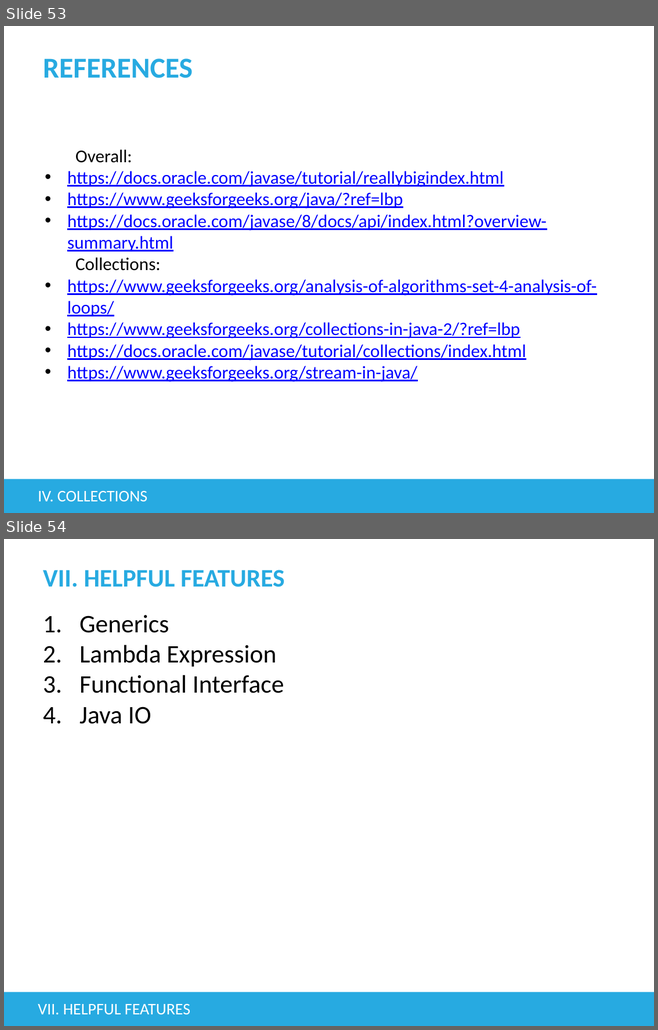
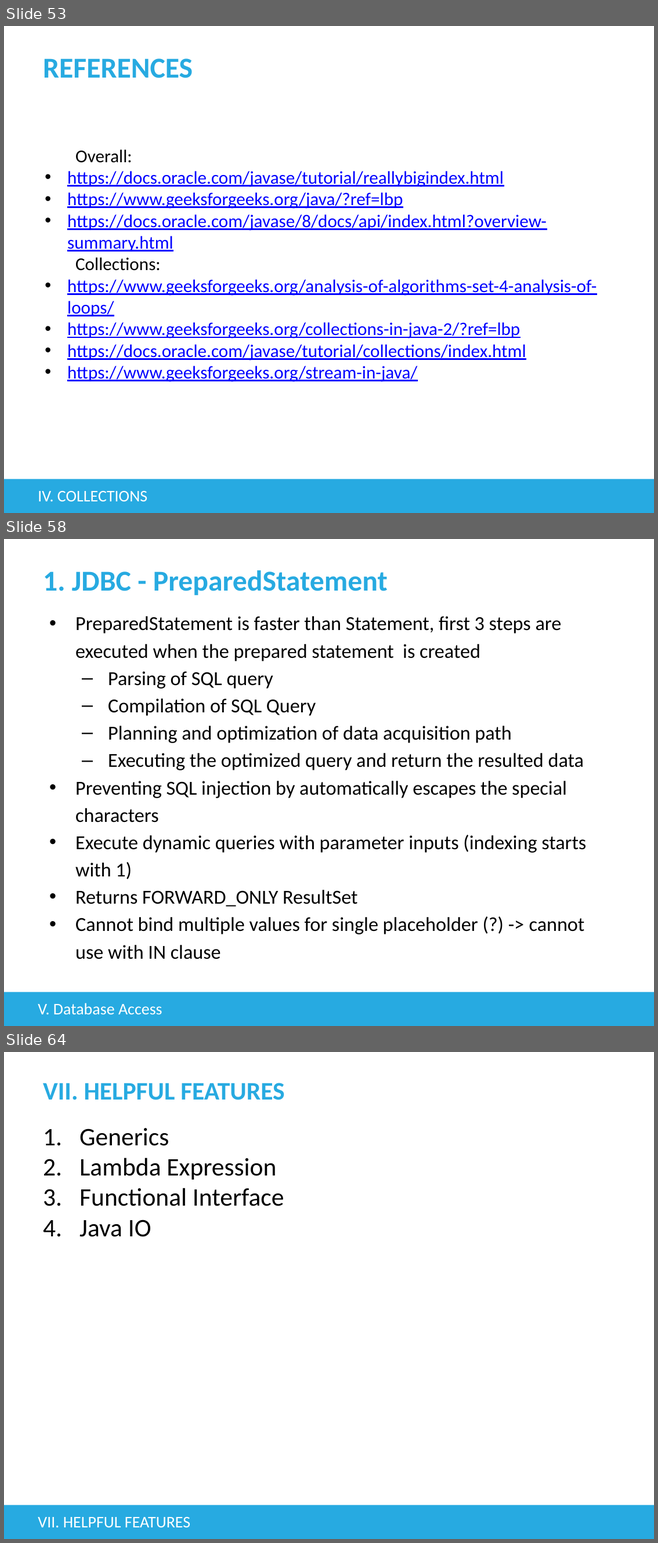
Before and after one commit to tienphat14/java-exercise, a slide deck: src/main/resources/Basic Java.pptx. Shown one above the other, each under a label of ours: slides 53 and 54 before the commit, slides 53, 58 and 64 after it; the slides between them are not shown. The pictures are 658x1030 and 658x1543 pixels, drawn with LibreOffice and Linux fonts; fonts in the diff are those of the drawing; background and template pictures are left out. Boxes give left, top, right and bottom in pixels: in the first picture for what was removed or moved away, otherwise in the second. Text is boxed around its words. In the diff, an @@ line names an element or a change of style, - is before the commit and + after.

Commit message:
databaseaccess - example

```diff
--- a/src/main/resources/Basic Java.pptx
+++ b/src/main/resources/Basic Java.pptx
@@ slide 58 added at [4, 539, 654, 1026], background #FFFFFF; not listed: 1 template element that a slide beside it also shows @@
@@ title added at [43, 570, 387, 595], 32 pt, text #27AAE1, bold @@
+1. JDBC - PreparedStatement
@@ text added at [75, 616, 586, 959], 22 pt, text #000000 @@
+• PreparedStatement is faster than Statement, first 3 steps are executed when the prepared statement is created
+  – Parsing of SQL query
+  – Compilation of SQL Query
+  – Planning and optimization of data acquisition path
+  – Executing the optimized query and return the resulted data
+• Preventing SQL injection by automatically escapes the special characters
+• Execute dynamic queries with parameter inputs (indexing starts with 1)
+• Returns FORWARD_ONLY ResultSet
+• Cannot bind multiple values for single placeholder (?) -> cannot use with IN clause
@@ text added at [38, 1003, 162, 1015], 18 pt, text #FFFFFF @@
+V. Database Access
@@ what was slide 54 is now slide 64 @@
```
Also in this commit, not shown: 1 slide changed, 9 other slides added, 17 other files.
